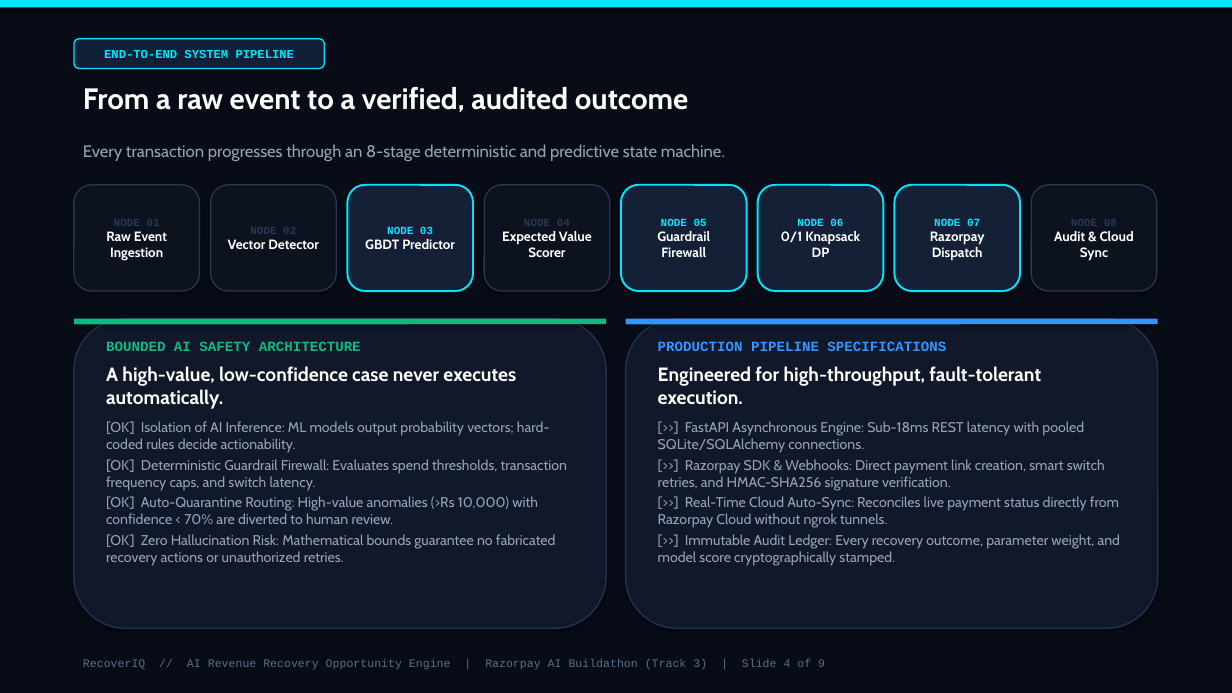
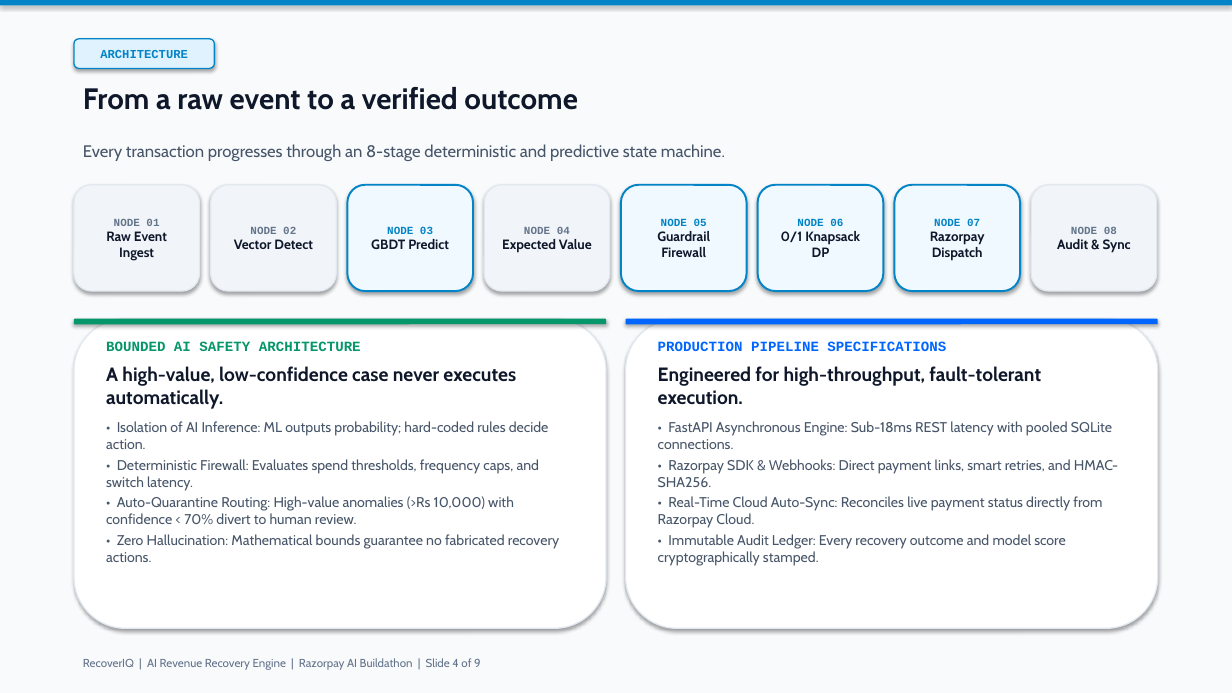
Before and after one commit to Yaswanthraju-Rallabandi/RecoverIQ-Intelligent-Revenue-Recovery-Platform, a slide deck: slide 4 of RecoverIQ_Razorpay_AI_Buildathon.pptx. Drawn at 1232x693 pixels with LibreOffice and Linux fonts; fonts in the diff are those of the drawing. Boxes give left, top, right and bottom in pixels: in the first picture for what was removed or moved away, otherwise in the second. Text is boxed around its words. In the diff, an @@ line names an element or a change of style, - is before the commit and + after.

Commit message:
style: convert presentation deck to professional corporate light theme

```diff
--- a/RecoverIQ_Razorpay_AI_Buildathon.pptx
+++ b/RecoverIQ_Razorpay_AI_Buildathon.pptx
@@ rectangle at (x1=0, y1=0, x2=1232, y2=693): fill #080C16 to #F8FAFC @@
@@ rectangle at (x1=0, y1=0, x2=1232, y2=6): fill #00E5FF to #0284C7 @@
@@ rounded rectangle "ARCHITECTURE" resized from (x1=74, y1=39, x2=324, y2=68) to (x1=74, y1=39, x2=214, y2=68) @@
@@ rounded rectangle "ARCHITECTURE" at (x1=74, y1=39, x2=214, y2=68): fill #102036 to #E0F2FE; outline #00E5FF 1 pt to #0284C7 1 pt @@
@@ text in rounded rectangle at (x1=100, y1=50, x2=188, y2=58): text changed; text colour #00E5FF to #0284C7 @@
-END-TO-END SYSTEM PIPELINE
+ARCHITECTURE
@@ text at (x1=83, y1=87, x2=577, y2=110): text changed; text colour #FFFFFF to #0F172A @@
-From a raw event to a verified, audited outcome
+From a raw event to a verified outcome
@@ text "Every transaction progresses through an ..." at (x1=83, y1=144, x2=725, y2=161): text colour #94A3B8 to #475569 @@
@@ fill #0C121E to #F1F5F9; outline #283855 1 pt to #E2E8F0 1 pt in 4 elements at (x1=484, y1=185, x2=610, y2=291), (x1=1031, y1=185, x2=1157, y2=291), (x1=74, y1=185, x2=200, y2=291), (x1=211, y1=185, x2=336, y2=291) @@
@@ rounded rectangle "NODE 03" at (x1=348, y1=185, x2=473, y2=291): fill #142036 to #F0F9FF; outline #00E5FF 1.5 pt to #0284C7 1.5 pt @@
@@ rounded rectangle "NODE 05" at (x1=621, y1=185, x2=747, y2=291): text colour #00E5FF to #0284C7 in "NODE 05"; text colour #FFFFFF to #0F172A in "Guardrail Firewall"; fill #142036 to #F0F9FF; outline #00E5FF 1.5 pt to #0284C7 1.5 pt @@
@@ rounded rectangle "NODE 06" at (x1=758, y1=185, x2=884, y2=291): text colour #00E5FF to #0284C7 in "NODE 06"; text colour #FFFFFF to #0F172A in "0/1 Knapsack DP"; fill #142036 to #F0F9FF; outline #00E5FF 1.5 pt to #0284C7 1.5 pt @@
@@ rounded rectangle "NODE 07" at (x1=895, y1=185, x2=1020, y2=291): text colour #00E5FF to #0284C7 in "NODE 07"; text colour #FFFFFF to #0F172A in "Razorpay Dispatch"; fill #142036 to #F0F9FF; outline #00E5FF 1.5 pt to #0284C7 1.5 pt @@
@@ text in rounded rectangle at (x1=106, y1=231, x2=167, y2=261): text changed; text colour #FFFFFF to #0F172A @@
-Raw Event Ingestion
+Raw Event Ingest
@@ text in rounded rectangle at (x1=114, y1=219, x2=159, y2=226): text colour #283855 to #64748B in "NODE 01" @@
@@ text in rounded rectangle at (x1=234, y1=239, x2=313, y2=249): text changed; text colour #FFFFFF to #0F172A @@
-Vector Detector
+Vector Detect
@@ text in rounded rectangle at (x1=250, y1=227, x2=296, y2=234): text colour #283855 to #64748B in "NODE 02" @@
@@ text in rounded rectangle at (x1=371, y1=239, x2=449, y2=249): text changed; text colour #FFFFFF to #0F172A @@
-GBDT Predictor
+GBDT Predict
@@ text in rounded rectangle at (x1=387, y1=226, x2=433, y2=234): text colour #00E5FF to #0284C7 in "NODE 03" @@
@@ text in rounded rectangle at (x1=502, y1=239, x2=592, y2=253): text changed; text colour #FFFFFF to #0F172A @@
-Expected Value Scorer
+Expected Value
@@ text in rounded rectangle at (x1=524, y1=227, x2=570, y2=234): text colour #283855 to #64748B in "NODE 04" @@
@@ text in rounded rectangle at (x1=1057, y1=239, x2=1131, y2=253): text changed; text colour #FFFFFF to #0F172A @@
-Audit & Cloud Sync
+Audit & Sync
@@ text in rounded rectangle at (x1=1071, y1=227, x2=1117, y2=234): text colour #283855 to #64748B in "NODE 08" @@
@@ rounded rectangle at (x1=74, y1=319, x2=606, y2=628): fill #10182A to #FFFFFF; outline #21304D 1.2 pt to #E2E8F0 1 pt @@
@@ rounded rectangle at (x1=74, y1=319, x2=606, y2=324): fill #10B981 to #059669 @@
@@ rounded rectangle at (x1=626, y1=319, x2=1158, y2=628): fill #10182A to #FFFFFF; outline #21304D 1.2 pt to #E2E8F0 1 pt @@
@@ rounded rectangle at (x1=626, y1=319, x2=1158, y2=324): fill #3395FF to #0066FF @@
@@ text at (x1=106, y1=341, x2=516, y2=409): text colour #10B981 to #059669 in "BOUNDED AI SAFETY ARCHITECTURE"; text colour #FFFFFF to #0F172A in "A high-value, low-confidence case never executes automatical ..." @@
@@ text at (x1=658, y1=341, x2=1041, y2=405): text colour #3395FF to #0066FF in "PRODUCTION PIPELINE SPECIFICATIONS"; text colour #FFFFFF to #0F172A in "Engineered for high-throughput, fault-tolerant execution." @@
@@ text at (x1=106, y1=421, x2=559, y2=562): text changed; text colour #94A3B8 to #475569 @@
-[OK] Isolation of AI Inference: ML models output probability vectors; hard-coded rules decide actionability.
-[OK] Deterministic Guardrail Firewall: Evaluates spend thresholds, transaction frequency caps, and switch latency.
-[OK] Auto-Quarantine Routing: High-value anomalies (>Rs 10,000) with confidence < 70% are diverted to human review.
-[OK] Zero Hallucination Risk: Mathematical bounds guarantee no fabricated recovery actions or unauthorized retries.
+• Isolation of AI Inference: ML outputs probability; hard-coded rules decide action.
+• Deterministic Firewall: Evaluates spend thresholds, frequency caps, and switch latency.
+• Auto-Quarantine Routing: High-value anomalies (>Rs 10,000) with confidence < 70% divert to human review.
+• Zero Hallucination: Mathematical bounds guarantee no fabricated recovery actions.
@@ text at (x1=658, y1=421, x2=1118, y2=566): text changed; text colour #94A3B8 to #475569 @@
-[>>] FastAPI Asynchronous Engine: Sub-18ms REST latency with pooled SQLite/SQLAlchemy connections.
-[>>] Razorpay SDK & Webhooks: Direct payment link creation, smart switch retries, and HMAC-SHA256 signature verification.
-[>>] Real-Time Cloud Auto-Sync: Reconciles live payment status directly from Razorpay Cloud without ngrok tunnels.
-[>>] Immutable Audit Ledger: Every recovery outcome, parameter weight, and model score cryptographically stamped.
+• FastAPI Asynchronous Engine: Sub-18ms REST latency with pooled SQLite connections.
+• Razorpay SDK & Webhooks: Direct payment links, smart retries, and HMAC-SHA256.
+• Real-Time Cloud Auto-Sync: Reconciles live payment status directly from Razorpay Cloud.
+• Immutable Audit Ledger: Every recovery outcome and model score cryptographically stamped.
@@ text at (x1=83, y1=658, x2=481, y2=670): text changed; font Courier New to Cabin; text colour #5A6E8C to #64748B @@
-RecoverIQ // AI Revenue Recovery Opportunity Engine | Razorpay AI Buildathon (Track 3) | Slide 4 of 9
+RecoverIQ | AI Revenue Recovery Engine | Razorpay AI Buildathon | Slide 4 of 9
```
Also in this commit, not shown: 8 other slides changed, 1 other file.
